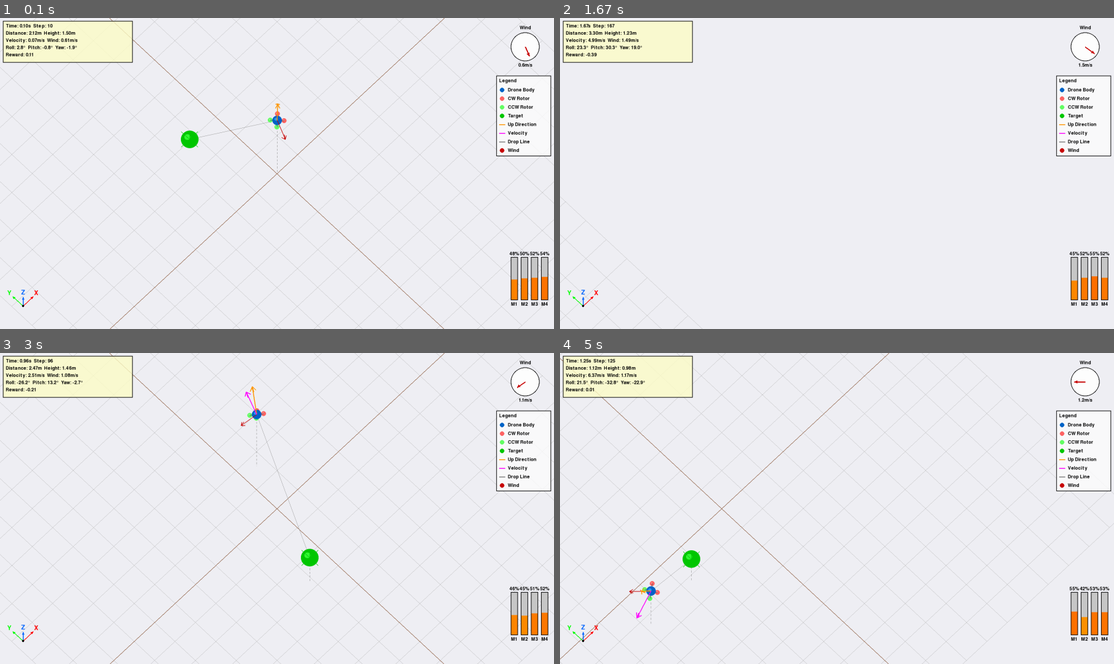
Above: before the commit, frames 1-4 (two rows, left to right).
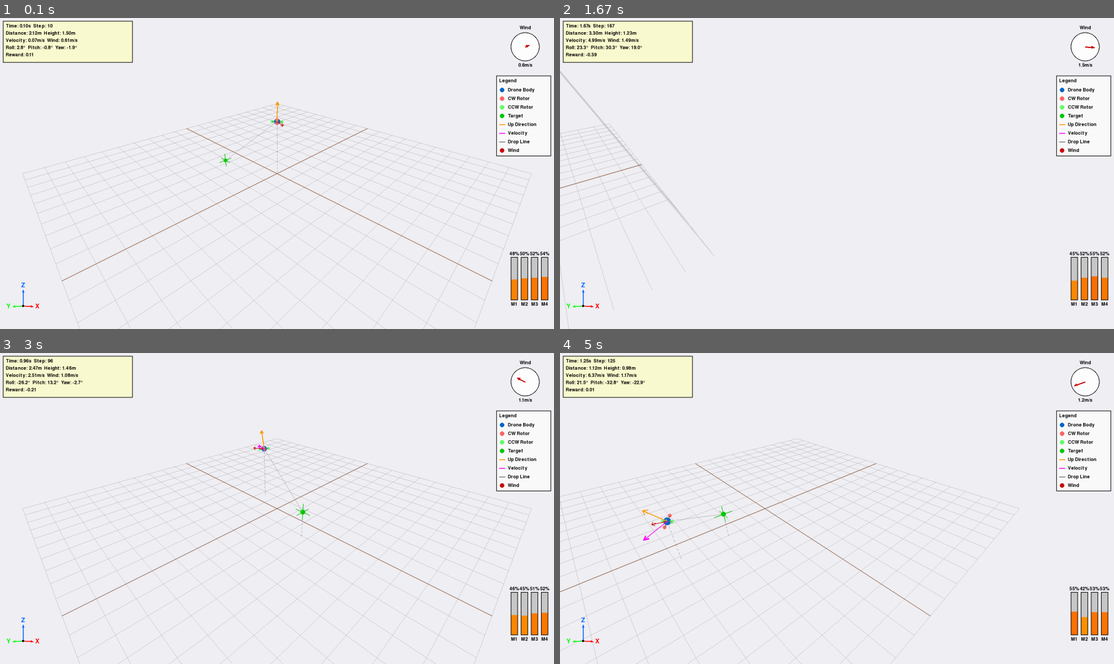
Above: after the commit, the same moments.

Repository: HansDampf37/DroneControl
Game: pygame game, started from examples/demo_pygame_renderer.py
The game is run twice, just before and just after one commit, with the same random seed, the same clock (stepped at 60 frames per second) and the same inputs.
Inputs (mouse positions are in pixels of both pictures, inside the frame that each line leads up to):
- Up to frame 1 (0.1 s): no input
- Up to frame 2 (1.67 s): hold D 0.33-0.8 s; move the mouse to (814, 189) at 0.37 s; hold W 0.83-1.13 s; hold D 1.17-1.63 s
- Up to frame 3 (3 s): hold A 1.67-2.2 s; hold S 2.23-2.53 s; hold A 2.57-2.97 s
- Up to frame 4 (5 s): hold W 3-3.37 s; hold D 3.4-4.03 s; hold S 4.07-4.43 s; hold A 4.47-4.93 s; hold D from 4.97 s (still down)

The runs differ from the first frame. In frame 1, 3.6% of the frame differs, in the area x 0-100%, y 0-100%; in frame 2, 0.8%; in frame 3, 3.8%; in frame 4, 3.6%.

Commit message:
Refactor Pygame renderer for perspective projection; add camera vector calculations and improve 3D to 2D projection

Diff:
--- a/src/drone_env/renderer_pygame.py
+++ b/src/drone_env/renderer_pygame.py
@@ -41,8 +41,11 @@
         # Camera settings
         self.camera_distance = space_side_length * 2.5
         self.camera_angle_h = 45  # Horizontal angle (degrees)
-        self.camera_angle_v = 30  # Vertical angle (degrees)
+        self.camera_angle_v = -30  # Vertical angle (degrees)
         self.camera_position = np.array([0.0, 0.0, 0.0], dtype=np.float32)  # Camera offset
+        self.fov = 60  # Field of view in degrees
+        self.near_clip = 0.1  # Near clipping plane
+        self.far_clip = 100.0  # Far clipping plane
 
         # Mouse control state
         self.mouse_dragging = False
@@ -93,9 +96,38 @@
         self.font = pygame.font.Font(None, 32)
         self.font_small = pygame.font.Font(None, 24)
 
+    def _get_camera_vectors(self) -> Tuple[np.ndarray, np.ndarray, np.ndarray]:
+        """
+        Get camera basis vectors (forward, right, up).
+
+        Returns:
+            Tuple of (forward, right, up) unit vectors
+        """
+        angle_h_rad = np.deg2rad(self.camera_angle_h)
+        angle_v_rad = np.deg2rad(self.camera_angle_v)
+
+        # Forward direction
+        forward = np.array([
+            np.sin(angle_h_rad) * np.cos(angle_v_rad),
+            np.cos(angle_h_rad) * np.cos(angle_v_rad),
+            np.sin(angle_v_rad)
+        ])
+
+        # Right direction (perpendicular to forward)
+        right = np.array([
+            np.cos(angle_h_rad),
+            -np.sin(angle_h_rad),
+            0
+        ])
+
+        # Up direction (perpendicular to both)
+        up = np.cross(right, forward)
+
+        return forward, right, up
+
     def _project_3d_to_2d(self, point_3d: np.ndarray) -> Tuple[int, int]:
         """
-        Project a 3D point to 2D screen coordinates using isometric-like projection.
+        Project a 3D point to 2D screen coordinates using perspective projection.
 
         Args:
             point_3d: 3D point [x, y, z] in world coordinates
@@ -103,27 +135,37 @@
         Returns:
             Tuple of (screen_x, screen_y) coordinates
         """
-        # Apply camera offset
-        x, y, z = point_3d - self.camera_position
-
-        # Apply camera rotation
-        angle_h_rad = np.deg2rad(self.camera_angle_h)
-        angle_v_rad = np.deg2rad(self.camera_angle_v)
-
-        # Rotate around Z axis (horizontal rotation)
-        x_rot = x * np.cos(angle_h_rad) - y * np.sin(angle_h_rad)
-        y_rot = x * np.sin(angle_h_rad) + y * np.cos(angle_h_rad)
-        z_rot = z
-
-        # Rotate around X axis (vertical rotation)
-        y_final = y_rot * np.cos(angle_v_rad) - z_rot * np.sin(angle_v_rad)
-        z_final = y_rot * np.sin(angle_v_rad) + z_rot * np.cos(angle_v_rad)
-        x_final = x_rot
+        # Get camera vectors
+        forward, right, up = self._get_camera_vectors()
+
+        # Camera position in world space
+        camera_pos = self.camera_position - forward * self.camera_distance
+
+        # Transform point to camera space
+        point_relative = point_3d - camera_pos
+
+        # Project onto camera basis vectors
+        x_cam = np.dot(point_relative, right)
+        y_cam = np.dot(point_relative, up)
+        z_cam = np.dot(point_relative, forward)
+
+        # Perspective division
+        if z_cam < self.near_clip:
+            # Point is behind camera or too close
+            return -1000, -1000  # Off-screen
+
+        # Calculate perspective scale factor
+        aspect_ratio = self.screen_width / self.screen_height
+        fov_rad = np.deg2rad(self.fov)
+        f = 1.0 / np.tan(fov_rad / 2.0)
 
         # Perspective projection
-        scale = 200  # pixels per meter
-        screen_x = int(self.screen_width / 2 + x_final * scale)
-        screen_y = int(self.screen_height / 2 - z_final * scale - y_final * scale * 0.5)
+        x_ndc = (x_cam / z_cam) * f / aspect_ratio
+        y_ndc = (y_cam / z_cam) * f
+
+        # Convert from NDC [-1, 1] to screen coordinates
+        screen_x = int((x_ndc + 1.0) * 0.5 * self.screen_width)
+        screen_y = int((1.0 - y_ndc) * 0.5 * self.screen_height)
 
         return screen_x, screen_y
 
@@ -137,18 +179,31 @@
         Returns:
             Depth value (higher = further away)
         """
-        x, y, z = point_3d - self.camera_position
-        angle_h_rad = np.deg2rad(self.camera_angle_h)
-        angle_v_rad = np.deg2rad(self.camera_angle_v)
-
-        # Rotate around Z axis
-        x_rot = x * np.cos(angle_h_rad) - y * np.sin(angle_h_rad)
-        y_rot = x * np.sin(angle_h_rad) + y * np.cos(angle_h_rad)
-
-        # Rotate around X axis
-        y_final = y_rot * np.cos(angle_v_rad) - z * np.sin(angle_v_rad)
-
-        return y_final
+        forward, _, _ = self._get_camera_vectors()
+        camera_pos = self.camera_position - forward * self.camera_distance
+        point_relative = point_3d - camera_pos
+
+        return np.dot(point_relative, forward)
+
+    def _get_perspective_scale(self, point_3d: np.ndarray) -> float:
+        """
+        Get perspective scale factor for a 3D point.
+
+        Args:
+            point_3d: 3D point [x, y, z]
+
+        Returns:
+            Scale factor (smaller for distant objects)
+        """
+        depth = self._get_depth(point_3d)
+        if depth < self.near_clip:
+            return 0.0
+
+        fov_rad = np.deg2rad(self.fov)
+        f = 1.0 / np.tan(fov_rad / 2.0)
+
+        # Scale decreases with distance
+        return f / depth * 200  # 200 is base scale in pixels
 
     def _handle_keyboard_input(self):
         """Handle keyboard input for camera movement."""
@@ -221,13 +276,20 @@
                 self.last_mouse_pos = current_pos
 
     def _draw_sphere(self, position: np.ndarray, radius: float, color: Tuple[int, int, int]):
-        """Draw a 3D sphere at the given position."""
+        """Draw a 3D sphere at the given position with perspective."""
         screen_x, screen_y = self._project_3d_to_2d(position)
 
-        # Scale radius based on perspective (simple approach)
-        screen_radius = int(radius * 200)  # 200 pixels per meter
-
-        if screen_radius > 0 and 0 <= screen_x < self.screen_width and 0 <= screen_y < self.screen_height:
+        # Check if point is visible
+        if screen_x < -500 or screen_x > self.screen_width + 500:
+            return
+        if screen_y < -500 or screen_y > self.screen_height + 500:
+            return
+
+        # Scale radius based on perspective
+        scale = self._get_perspective_scale(position)
+        screen_radius = int(radius * scale)
+
+        if screen_radius > 0:
             # Draw filled circle with anti-aliasing
             gfxdraw.filled_circle(self.screen, screen_x, screen_y, screen_radius, color)
             gfxdraw.aacircle(self.screen, screen_x, screen_y, screen_radius, color)
@@ -237,13 +299,15 @@
             highlight_radius = max(1, screen_radius // 3)
             highlight_offset_x = -screen_radius // 4
             highlight_offset_y = -screen_radius // 4
-            gfxdraw.filled_circle(
-                self.screen,
-                screen_x + highlight_offset_x,
-                screen_y + highlight_offset_y,
-                highlight_radius,
-                highlight_color
-            )
+
+            if highlight_radius > 0:
+                gfxdraw.filled_circle(
+                    self.screen,
+                    screen_x + highlight_offset_x,
+                    screen_y + highlight_offset_y,
+                    highlight_radius,
+                    highlight_color
+                )
 
     def _draw_line_3d(self, start: np.ndarray, end: np.ndarray, color: Tuple[int, int, int], width: int = 2):
         """Draw a line in 3D space."""
@@ -371,19 +435,23 @@
 
         # Rotor colors - diagonal motors have the same rotation direction
         # Motor layout (looking from above):
-        #   0(CW)     1(CCW)
+        #   0(CW)     2(CCW)
         #        \ | /
         #         \|/
         #        --+--
         #         /|\
         #        / | \
-        #   2(CCW)    3(CW)
+        #   3(CCW)    1(CW)
         rotor_colors = [
             self.ROTOR_CW_COLOR,   # Motor 0 - CW (front-right)
-            self.ROTOR_CCW_COLOR,  # Motor 1 - CCW (front-left)
-            self.ROTOR_CCW_COLOR,  # Motor 2 - CCW (rear-left)
-            self.ROTOR_CW_COLOR    # Motor 3 - CW (rear-right)
+            self.ROTOR_CW_COLOR,   # Motor 1 - CW (rear-right)
+            self.ROTOR_CCW_COLOR,  # Motor 2 - CCW (front-left)
+            self.ROTOR_CCW_COLOR,  # Motor 3 - CCW (rear-left)
+
         ]
+
+        # Draw main body
+        self._draw_sphere(position, 0.2, self.DRONE_BODY_COLOR)
 
         # Draw rotors first (so they appear behind the body if needed)
         for i, (rotor_pos_body, color) in enumerate(zip(rotor_positions, rotor_colors)):
@@ -393,13 +461,10 @@
             rotor_world_position = position + rotor_pos_world_scaled
 
             # Draw rotor sphere (smaller than body)
-            self._draw_sphere(rotor_world_position, 0.04, color)
+            self._draw_sphere(rotor_world_position, 0.1, color)
 
             # Draw arm connecting to body
             self._draw_line_3d(position, rotor_world_position, (100, 100, 100), 2)
-
-        # Draw main body
-        self._draw_sphere(position, 0.08, self.DRONE_BODY_COLOR)
 
         # Draw wind direction arrow on the drone
         if wind_vector is not None and np.linalg.norm(wind_vector) > 0.1:
